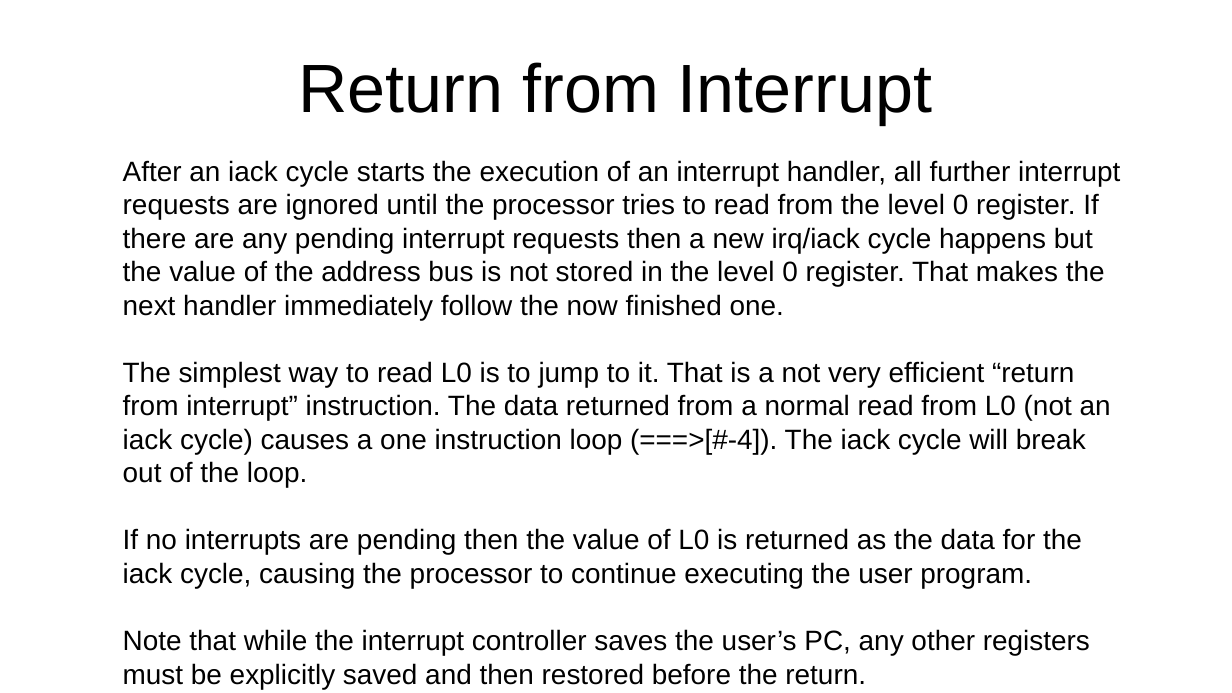
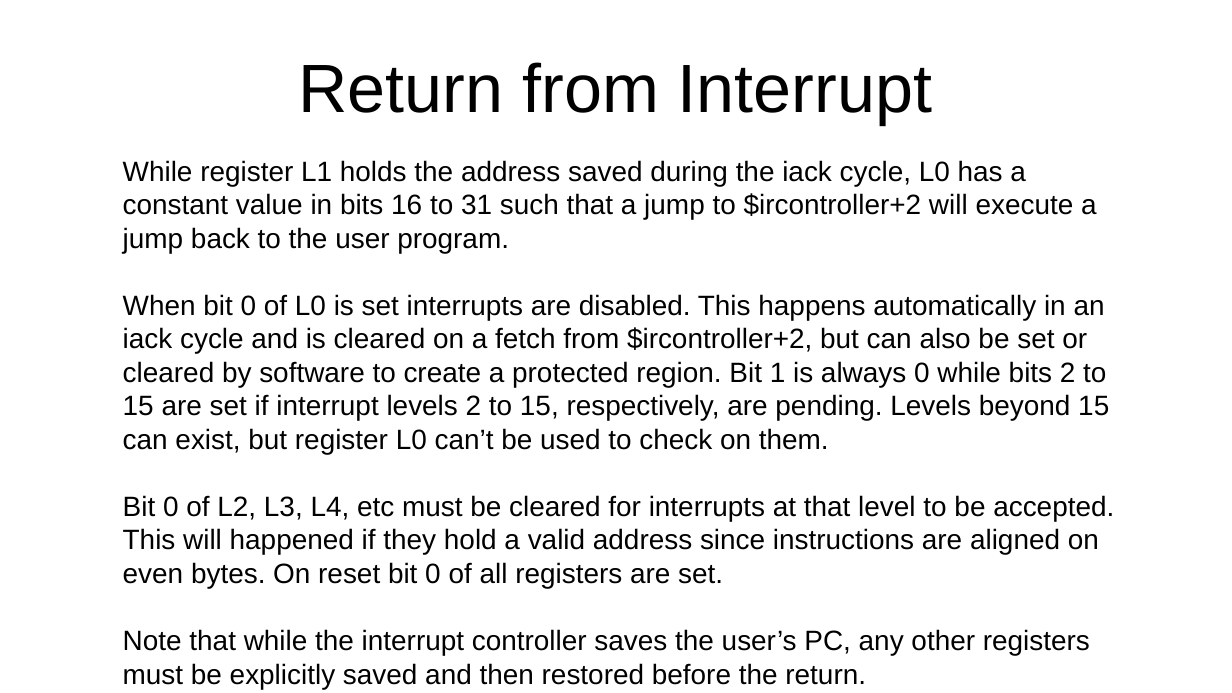
Before and after one commit to jeceljr/baby42, a slide deck: slide 24 of doc/baby42_slides.odp. Drawn at 1232x693 pixels with LibreOffice and Linux fonts; fonts in the diff are those of the drawing. Boxes give left, top, right and bottom in pixels: in the first picture for what was removed or moved away, otherwise in the second. Text is boxed around its words. In the diff, an @@ line names an element or a change of style, - is before the commit and + after.

Commit message:
slightly less awkward interrupt controller

```diff
--- a/doc/baby42_slides.odp
+++ b/doc/baby42_slides.odp
@@ text at (123,160,1114,588): text changed @@
-After an iack cycle starts the execution of an interrupt handler, all further interrupt requests are ignored until the processor tries to read from the level 0 register. If there are any pending interrupt requests then a new irq/iack cycle happens but the value of the address bus is not stored in the level 0 register. That makes the next handler immediately follow the now finished one.
-The simplest way to read L0 is to jump to it. That is a not very efficient “return from interrupt” instruction. The data returned from a normal read from L0 (not an iack cycle) causes a one instruction loop (===>[#-4]). The iack cycle will break out of the loop.
-If no interrupts are pending then the value of L0 is returned as the data for the iack cycle, causing the processor to continue executing the user program.
+While register L1 holds the address saved during the iack cycle, L0 has a constant value in bits 16 to 31 such that a jump to $ircontroller+2 will execute a jump back to the user program.
+When bit 0 of L0 is set interrupts are disabled. This happens automatically in an iack cycle and is cleared on a fetch from $ircontroller+2, but can also be set or cleared by software to create a protected region. Bit 1 is always 0 while bits 2 to 15 are set if interrupt levels 2 to 15, respectively, are pending. Levels beyond 15 can exist, but register L0 can’t be used to check on them.
+Bit 0 of L2, L3, L4, etc must be cleared for interrupts at that level to be accepted. This will happened if they hold a valid address since instructions are aligned on even bytes. On reset bit 0 of all registers are set.
```
Also in this commit, not shown: 2 other slides changed, 1 other file.
